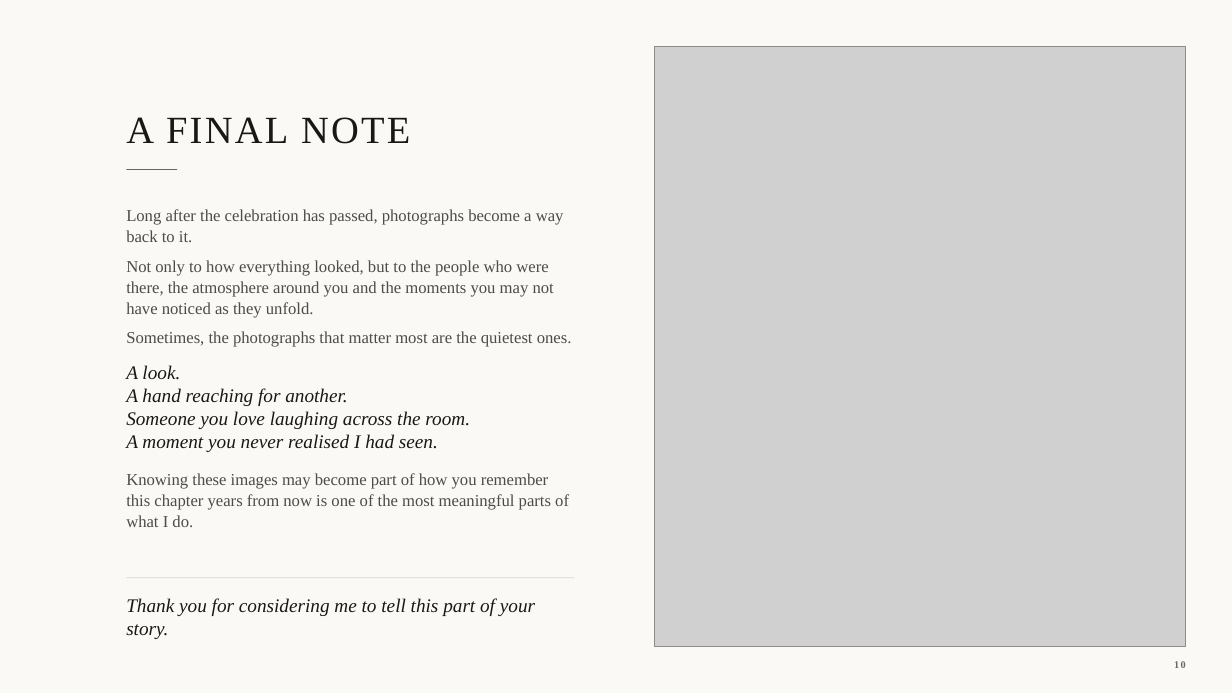
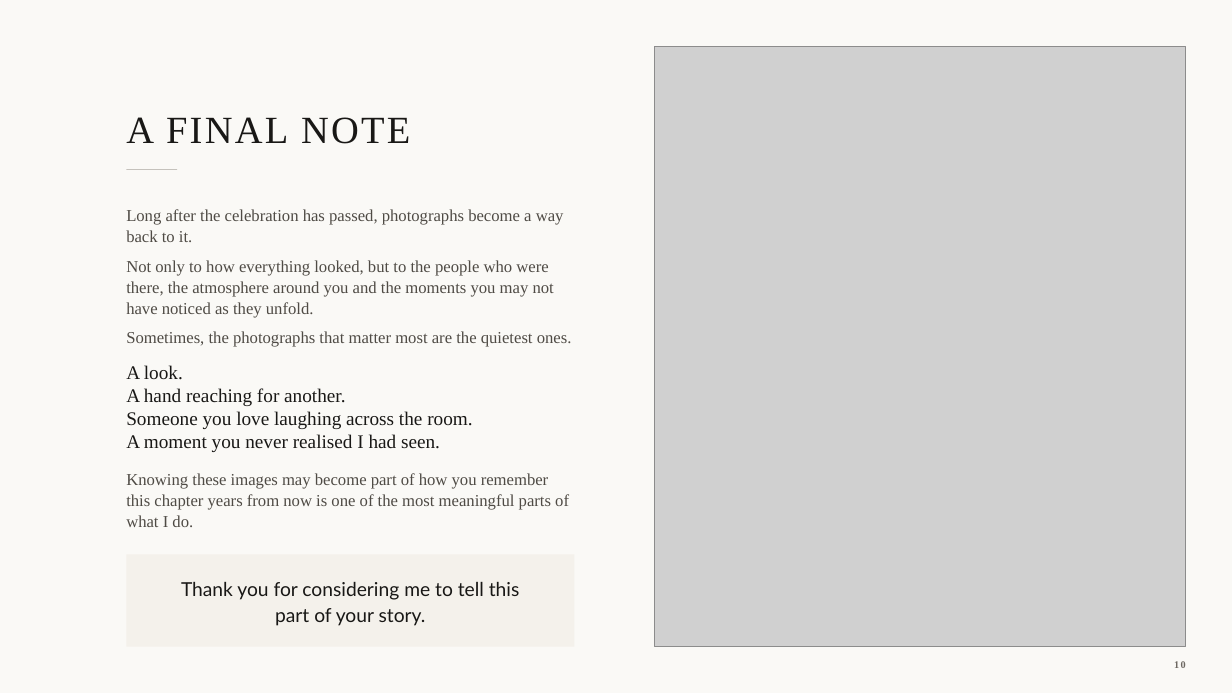
Before and after one commit to NextUp-Web/EM-photography, a slide deck: slide 10 of brochure/EM-Photography-Wedding-Collections-2026.pptx. Drawn at 1232x693 pixels with LibreOffice and Linux fonts; fonts in the diff are those of the drawing; grey boxes stand for pictures. Boxes give left, top, right and bottom in pixels: in the first picture for what was removed or moved away, otherwise in the second. Text is boxed around its words. In the diff, an @@ line names an element or a change of style, - is before the commit and + after.

```diff
--- a/brochure/EM-Photography-Wedding-Collections-2026.pptx
+++ b/brochure/EM-Photography-Wedding-Collections-2026.pptx
@@ rectangle at bbox=[127, 169, 177, 170]: fill #191816 to #AAA59D @@
@@ text at bbox=[126, 365, 472, 452]: italic off in "A look.", "A hand reaching for another.", "Someone you love laughing across the room.", "A moment you never realised I had ..." @@
@@ rectangle: place and size @@
-rectangle at bbox=[127, 578, 575, 579]
+rectangle at bbox=[127, 555, 575, 647]
@@ rectangle at bbox=[127, 555, 575, 647]: fill #D9D4CB to #F4F1EB @@
@@ text "Thank you for considering me ...": place and size @@
-text "Thank you for considering me ..." at bbox=[126, 598, 535, 639]
+text "Thank you for considering me ..." at bbox=[181, 582, 520, 626]
@@ text "Thank you for considering me ..." at bbox=[181, 582, 520, 626]: font Times New Roman to Lato, italic off; alignment left to centre; line spacing 1 to 1.1; vertical alignment top to middle @@
```
Also in this commit, not shown: 6 other slides changed, 2 other files.
